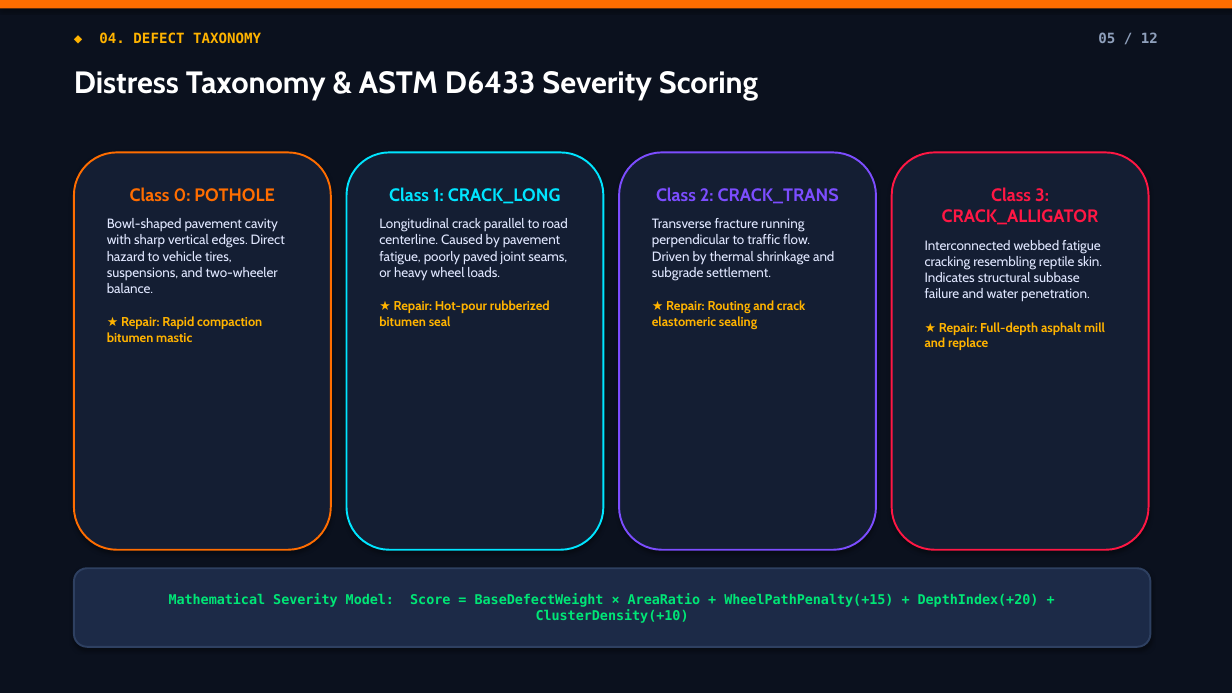
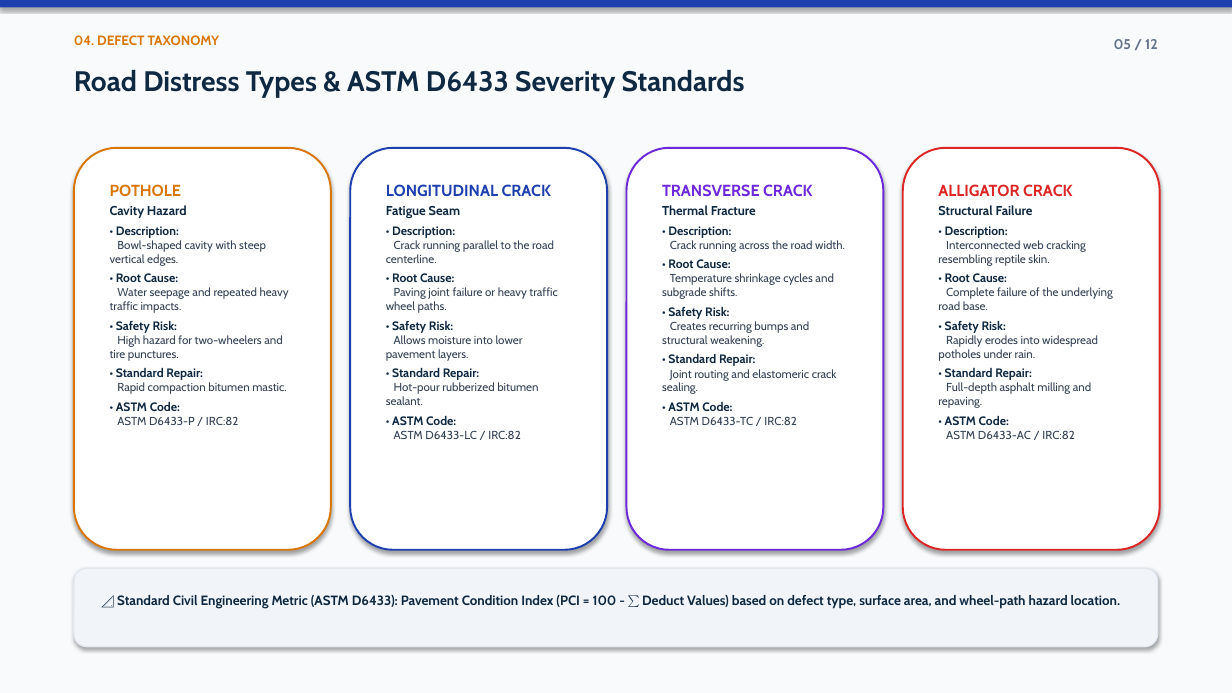
Before and after one commit to Priya-Ranjan-0201/Potholes-detector, a slide deck: slide 5 of ScamRoad_Presentation.pptx. Drawn at 1232x693 pixels with LibreOffice and Linux fonts; fonts in the diff are those of the drawing. Boxes give left, top, right and bottom in pixels: in the first picture for what was removed or moved away, otherwise in the second. Text is boxed around its words. In the diff, an @@ line names an element or a change of style, - is before the commit and + after.

Commit message:
feat(presentation): redesign deck with clean academic theme and projector-friendly palette

```diff
--- a/ScamRoad_Presentation.pptx
+++ b/ScamRoad_Presentation.pptx
@@ rectangle at bbox=[0, 0, 1232, 693]: fill #0B111E to #F8FAFC @@
@@ rectangle at bbox=[0, 0, 1232, 7]: fill #FF6D00 to #1E40AF @@
@@ text at bbox=[74, 35, 220, 45]: text changed; size 11 to 10.5 pt; font DejaVu Sans Mono to Cabin; text colour #FFB300 to #D97706 @@
-◆ 04. DEFECT TAXONOMY
+04. DEFECT TAXONOMY
@@ text "05 / 12" at bbox=[1114, 39, 1158, 49]: font DejaVu Sans Mono to Cabin, text colour #8FA0BC to #64748B @@
@@ text at bbox=[74, 70, 745, 97]: text changed; size 24 to 22 pt; text colour #FFFFFF to #0F2942 @@
-Distress Taxonomy & ASTM D6433 Severity Scoring
+Road Distress Types & ASTM D6433 Severity Standards
@@ rounded rectangle "POTHOLE": place and size @@
-rounded rectangle "POTHOLE" at bbox=[74, 152, 331, 550]
+rounded rectangle "POTHOLE" at bbox=[74, 148, 331, 550]
@@ rounded rectangle "POTHOLE" at bbox=[74, 148, 331, 550]: fill #141E33 to #FFFFFF; outline #FF6D00 1.5 pt to #D97706 1.5 pt @@
@@ rounded rectangle "LONGITUDINAL CRACK": place and size @@
-rounded rectangle "LONGITUDINAL CRACK" at bbox=[347, 152, 604, 550]
+rounded rectangle "LONGITUDINAL CRACK" at bbox=[350, 148, 607, 550]
@@ rounded rectangle "LONGITUDINAL CRACK" at bbox=[350, 148, 607, 550]: fill #141E33 to #FFFFFF; outline #00E5FF 1.5 pt to #1E40AF 1.5 pt @@
@@ rounded rectangle "TRANSVERSE CRACK": place and size @@
-rounded rectangle "TRANSVERSE CRACK" at bbox=[619, 152, 876, 550]
+rounded rectangle "TRANSVERSE CRACK" at bbox=[627, 148, 884, 550]
@@ rounded rectangle "TRANSVERSE CRACK" at bbox=[627, 148, 884, 550]: fill #141E33 to #FFFFFF; outline #7C4DFF 1.5 pt to #6D28D9 1.5 pt @@
@@ rounded rectangle "ALLIGATOR CRACK": place and size @@
-rounded rectangle "ALLIGATOR CRACK" at bbox=[892, 152, 1149, 550]
+rounded rectangle "ALLIGATOR CRACK" at bbox=[903, 148, 1160, 550]
@@ rounded rectangle "ALLIGATOR CRACK" at bbox=[903, 148, 1160, 550]: fill #141E33 to #FFFFFF; outline #FF1744 1.5 pt to #DC2626 1.5 pt @@
@@ text in rounded rectangle at bbox=[110, 184, 289, 425]: text changed; size 10.5 to 9 pt; text colour #E0E7FF to #334155 @@
-Class 0: POTHOLE
-Bowl-shaped pavement cavity with sharp vertical edges. Direct hazard to vehicle tires, suspensions, and two-wheeler balance.
-★ Repair: Rapid compaction bitumen mastic
+POTHOLE
+Cavity Hazard
+• Description:
+Bowl-shaped cavity with steep vertical edges.
+• Root Cause:
+Water seepage and repeated heavy traffic impacts.
+• Safety Risk:
+High hazard for two-wheelers and tire punctures.
+• Standard Repair:
+Rapid compaction bitumen mastic.
+• ASTM Code:
+ASTM D6433-P / IRC:82
@@ text in rounded rectangle at bbox=[386, 184, 557, 439]: text changed; size 10.5 to 9 pt; text colour #E0E7FF to #334155 @@
-Class 1: CRACK_LONG
-Longitudinal crack parallel to road centerline. Caused by pavement fatigue, poorly paved joint seams, or heavy wheel loads.
-★ Repair: Hot-pour rubberized bitumen seal
+LONGITUDINAL CRACK
+Fatigue Seam
+• Description:
+Crack running parallel to the road centerline.
+• Root Cause:
+Paving joint failure or heavy traffic wheel paths.
+• Safety Risk:
+Allows moisture into lower pavement layers.
+• Standard Repair:
+Hot-pour rubberized bitumen sealant.
+• ASTM Code:
+ASTM D6433-LC / IRC:82
@@ text in rounded rectangle at bbox=[662, 184, 845, 425]: text changed; size 10.5 to 9 pt; text colour #E0E7FF to #334155 @@
-Class 2: CRACK_TRANS
-Transverse fracture running perpendicular to traffic flow. Driven by thermal shrinkage and subgrade settlement.
-★ Repair: Routing and crack elastomeric sealing
+TRANSVERSE CRACK
+Thermal Fracture
+• Description:
+Crack running across the road width.
+• Root Cause:
+Temperature shrinkage cycles and subgrade shifts.
+• Safety Risk:
+Creates recurring bumps and structural weakening.
+• Standard Repair:
+Joint routing and elastomeric crack sealing.
+• ASTM Code:
+ASTM D6433-TC / IRC:82
@@ text in rounded rectangle at bbox=[938, 184, 1113, 439]: text changed; size 10.5 to 9 pt; text colour #E0E7FF to #334155 @@
-Class 3: CRACK_ALLIGATOR
-Interconnected webbed fatigue cracking resembling reptile skin. Indicates structural subbase failure and water penetration.
-★ Repair: Full-depth asphalt mill and replace
+ALLIGATOR CRACK
+Structural Failure
+• Description:
+Interconnected web cracking resembling reptile skin.
+• Root Cause:
+Complete failure of the underlying road base.
+• Safety Risk:
+Rapidly erodes into widespread potholes under rain.
+• Standard Repair:
+Full-depth asphalt milling and repaving.
+• ASTM Code:
+ASTM D6433-AC / IRC:82
@@ rounded rectangle "📐 Standard Civil Engineering Metric ...": place and size @@
-rounded rectangle "📐 Standard Civil Engineering Metric ..." at bbox=[74, 568, 1151, 647]
+rounded rectangle "📐 Standard Civil Engineering Metric ..." at bbox=[74, 568, 1158, 647]
@@ rounded rectangle "📐 Standard Civil Engineering Metric ..." at bbox=[74, 568, 1158, 647]: fill #1C2A47 to #F1F5F9; outline #2E4061 1.5 pt to #E2E8F0 1 pt @@
@@ text in rounded rectangle at bbox=[117, 595, 1120, 609]: text changed; font DejaVu Sans Mono to Cabin; text colour #00E676 to #0F2942 @@
-Mathematical Severity Model: Score = BaseDefectWeight × AreaRatio + WheelPathPenalty(+15) + DepthIndex(+20) + ClusterDensity(+10)
+📐 Standard Civil Engineering Metric (ASTM D6433): Pavement Condition Index (PCI = 100 - ∑ Deduct Values) based on defect type, surface area, and wheel-path hazard location.
```
Also in this commit, not shown: 11 other slides changed, 14 other files.
